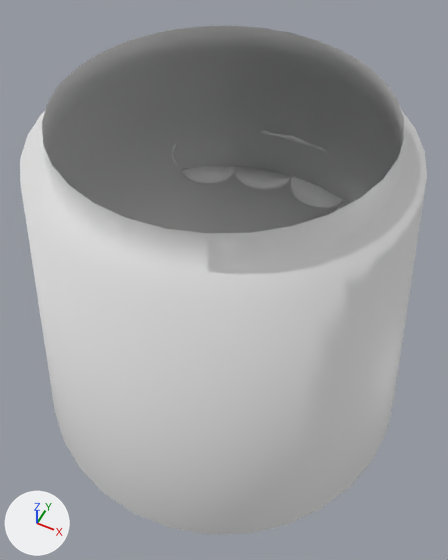
One commit to the FBX model Assets/Visual/Models/Environment Models/Level Objects/LaserTotem_Bottom.fbx: the scene before it, then after it.
Camera for both pictures: a camera (50 mm lens) standing at (0.47, -0.938, 1.551) and looking at (0.012, -0.021, 0.405). Every picture has the same lights, and +X, +Y and +Z are marked at lower left.

The first picture shows 'Teeth Middle.002', 'Teeth Middle.003', 'Teeth Side.002', 'TotemBase'.
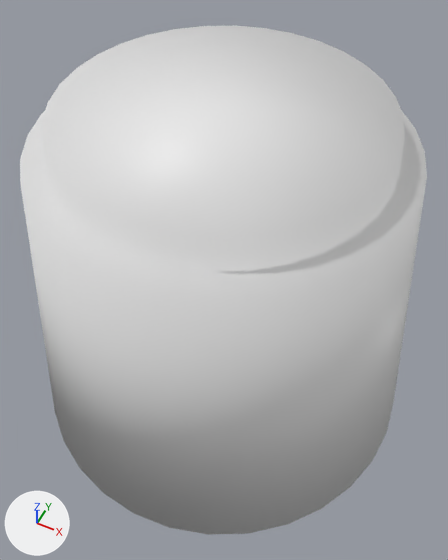
Where the newer file only moved an object's origin or applied its transform, the numbers keep the older frame.

Pixel boxes [x1, y1, x2, y2] of what changed, in the pictures (448 x 560 px):
part 1 of me_cylinder_003, added: after [42, 25, 405, 234]

Edits to the bpy script that builds the scene:
```text
Change me_cylinder_003:
    used by ob_totembase; location = (0.0, 0.0, 0.0)
    remove me_cylinder_003.from_pydata(...)  # 128 vertices, 96 faces; spans x -0.5..0.5, y -0.5..0.5, z 0.002..0.873
    add me_cylinder_003.from_pydata(...)  # 128 vertices, 98 faces; spans x -0.5..0.5, y -0.5..0.5, z 0.002..0.873
    me_cylinder_003 part 1
    1 new face joins them
```
